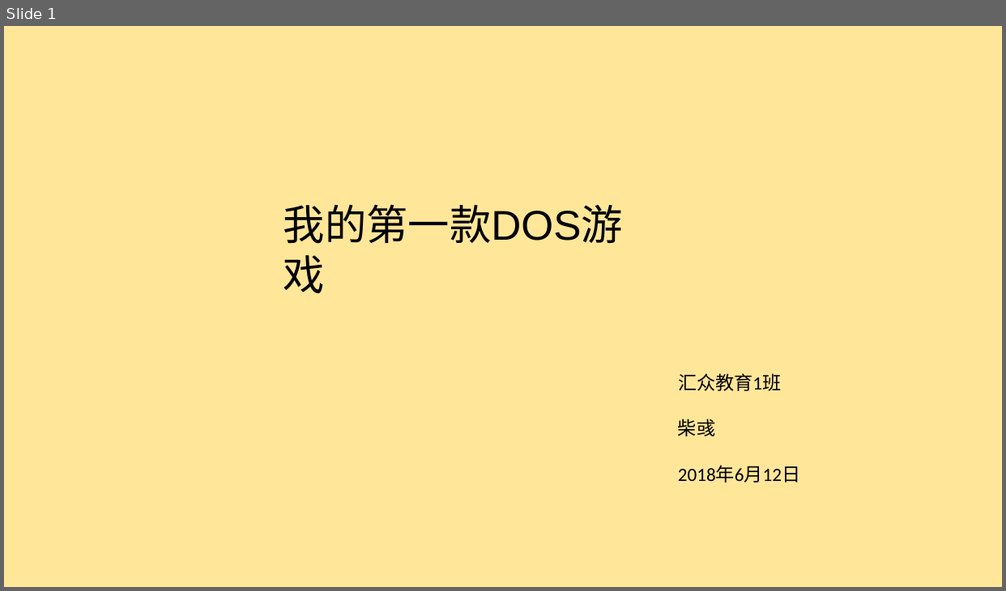
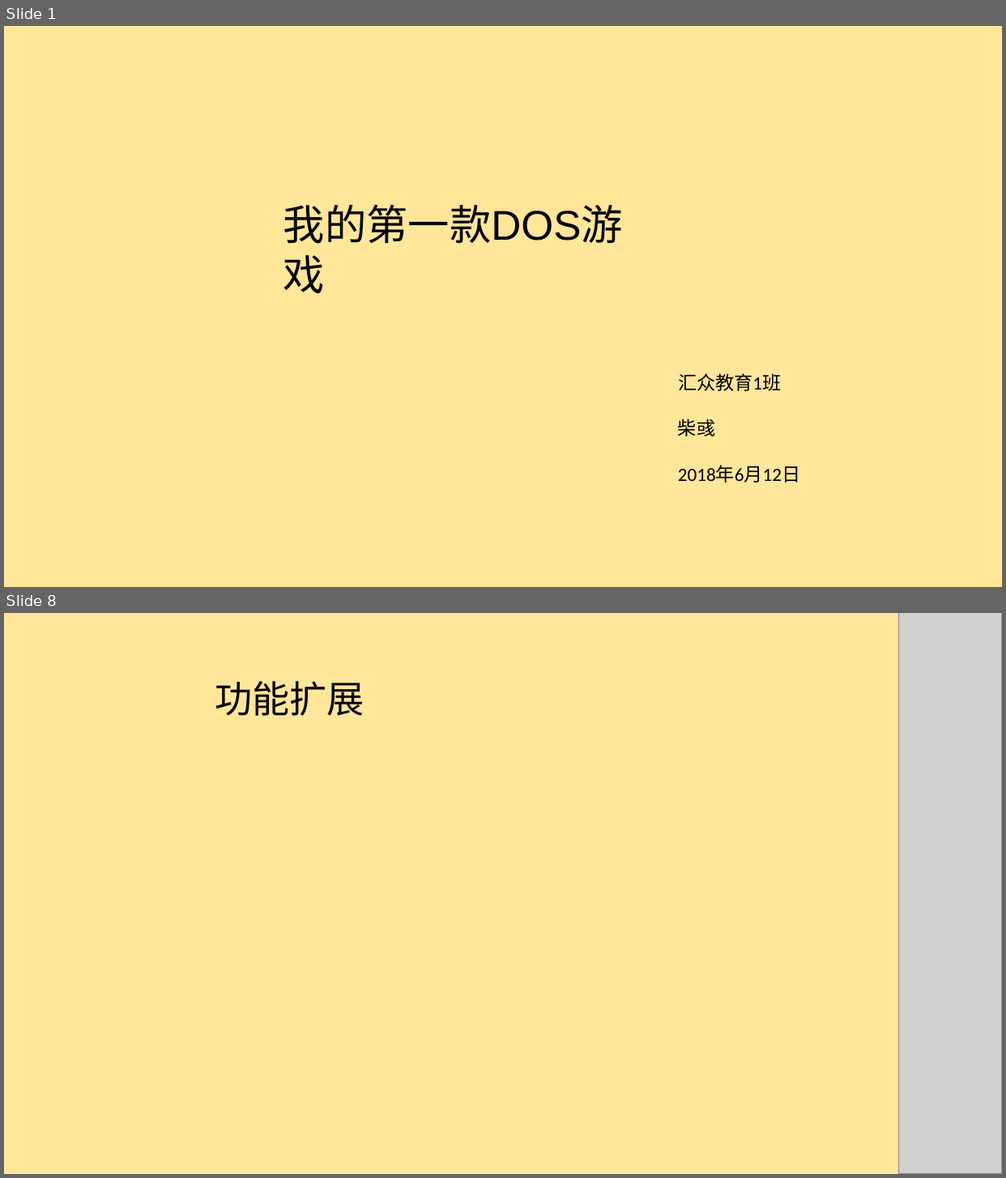
Before and after one commit to CatherineIsNotHere/MyStudyProject, a slide deck: 演示文稿1.pptx. Shown one above the other, each under a label of ours: slide 1 before the commit, slides 1 and 8 after it; the slides between them are not shown. The pictures are 1006x591 and 1006x1178 pixels, drawn with LibreOffice and Linux fonts; fonts in the diff are those of the drawing; grey boxes stand for pictures. Boxes give left, top, right and bottom in pixels: in the first picture for what was removed or moved away, otherwise in the second. Text is boxed around its words. In the diff, an @@ line names an element or a change of style, - is before the commit and + after.

```diff
--- a/演示文稿1.pptx
+++ b/演示文稿1.pptx
@@ slide 8 added at (4, 613, 1002, 1174), background #FFE699 @@
@@ picture added at (899, 613, 1002, 1174) @@
@@ text added at (215, 681, 364, 716), 36 pt, text #000000 @@
+功能扩展
```
Also in this commit, not shown: 7 other slides added, 8 slides removed, 5 other files.
